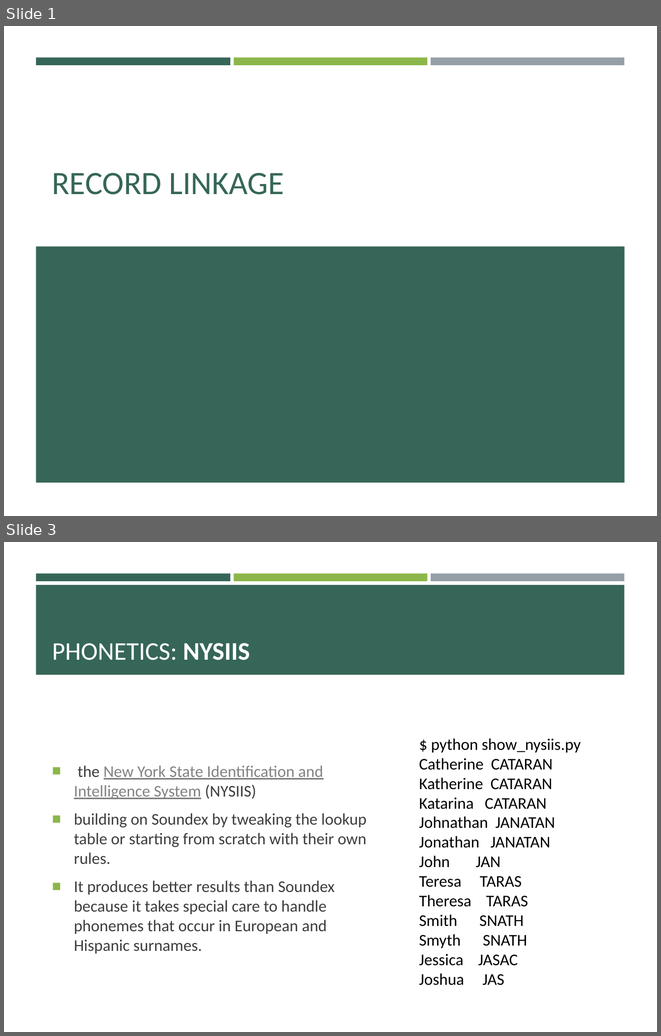
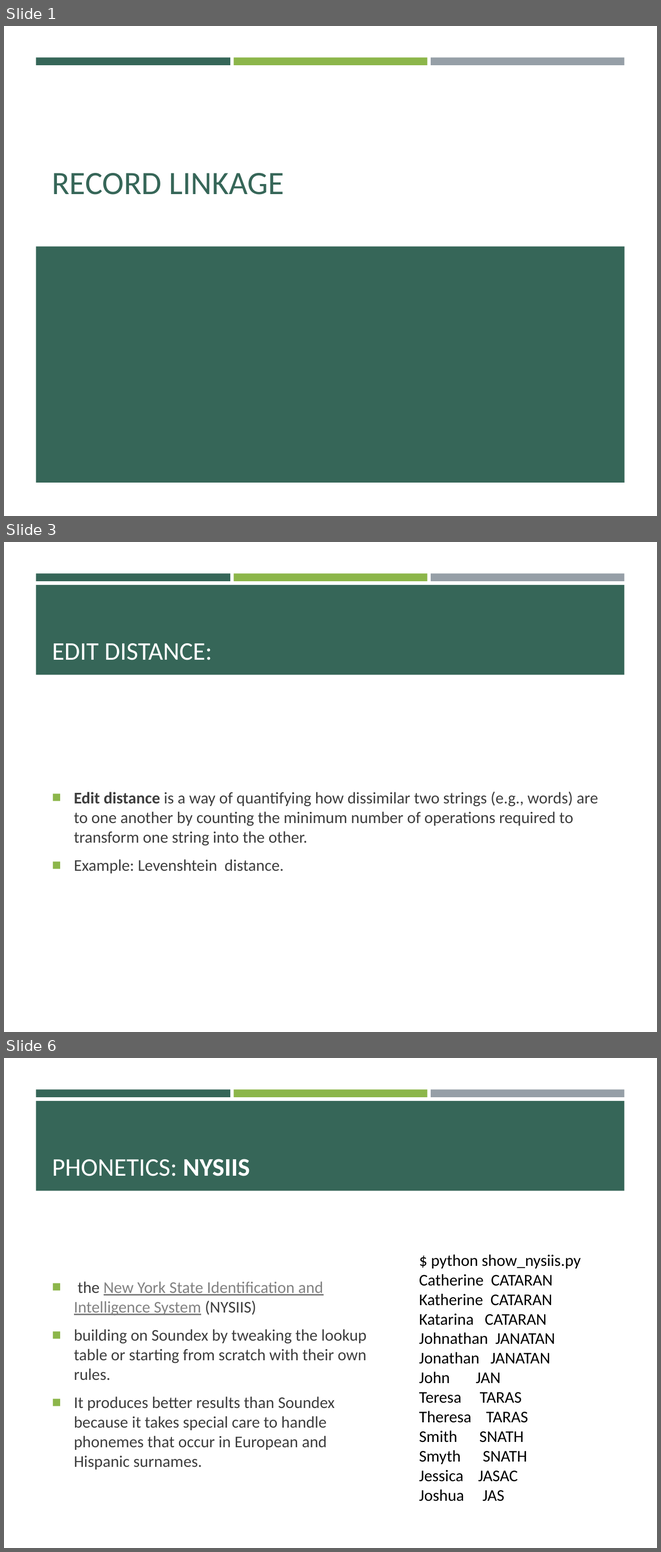
Before and after one commit to pulkitjain1004/autoRL, a slide deck: Record_Linkage.pptx. Shown one above the other, each under a label of ours: slides 1 and 3 before the commit, slides 1, 3 and 6 after it; the slides between them are not shown. The pictures are 661x1036 and 661x1552 pixels, drawn with LibreOffice and Linux fonts; fonts in the diff are those of the drawing. Boxes give left, top, right and bottom in pixels: in the first picture for what was removed or moved away, otherwise in the second. Text is boxed around its words. In the diff, an @@ line names an element or a change of style, - is before the commit and + after.

```diff
--- a/Record_Linkage.pptx
+++ b/Record_Linkage.pptx
@@ slide 3 added at [4, 542, 657, 1032], background #FFFFFF; not listed: 4 template elements that a slide beside it also shows @@
@@ title added at [52, 643, 212, 660], 28 pt, text #FFFFFF @@
+EDIT DISTANCE:
@@ text added at [74, 791, 598, 873], 18 pt, text #3D3D3D @@
+■ Edit distance is a way of quantifying how dissimilar two strings (e.g., words) are to one another by counting the minimum number of operations required to transform one string into the other.
+■ Example: Levenshtein distance.
@@ what was slide 3 is now slide 6 @@
```
Also in this commit, not shown: 1 slide changed, 21 other slides added, 1 slide removed.
